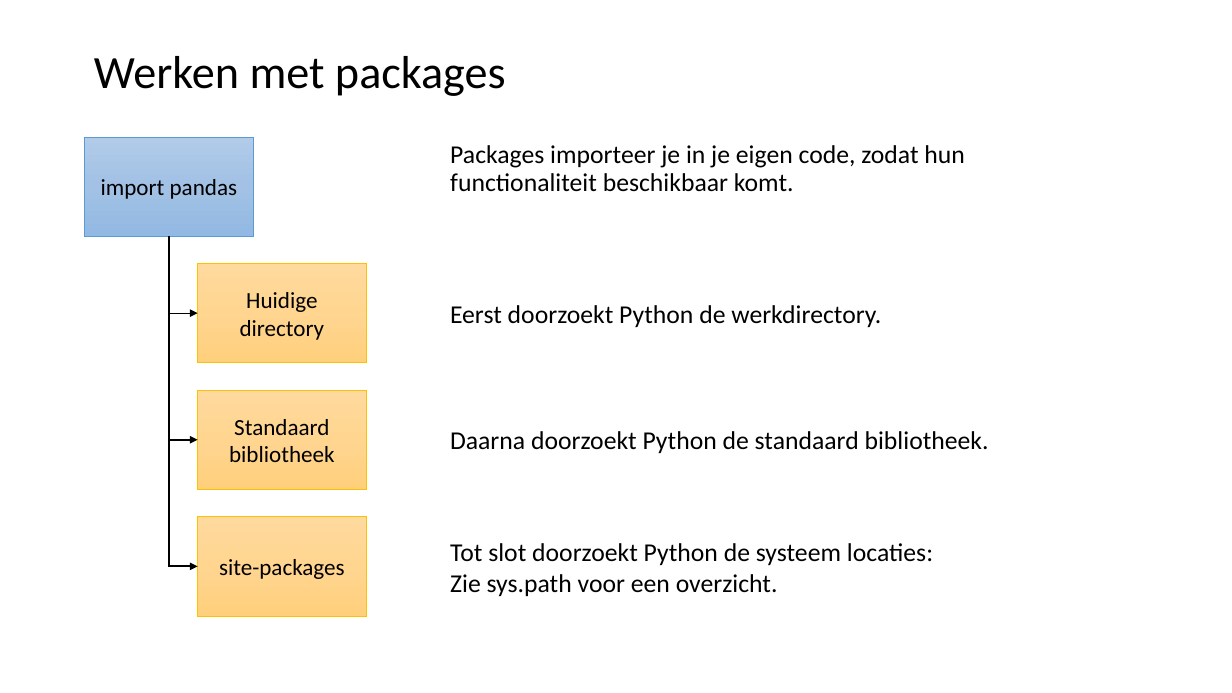
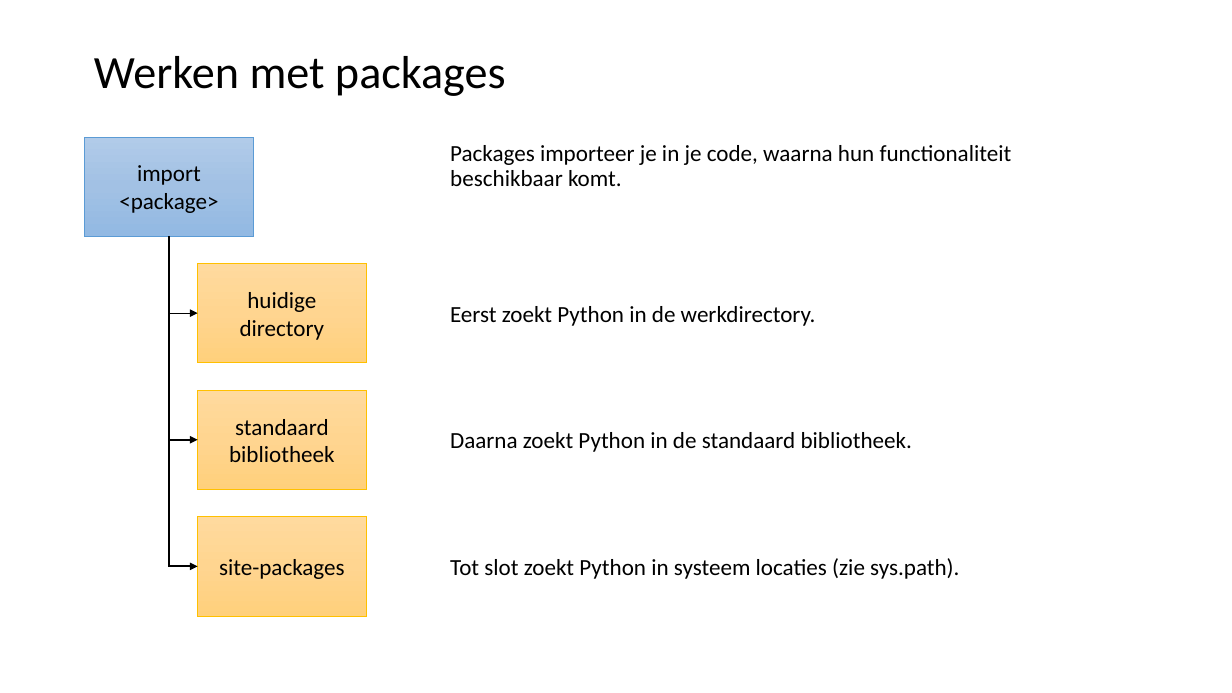
Before and after one commit to LFKoning/knowledge-sharing, a slide deck: slide 9 of python_course_4p/1_venv_package/1_venv_package.pptx (slide 11 before the commit). Drawn at 1232x693 pixels with LibreOffice and Linux fonts; fonts in the diff are those of the drawing. Boxes give left, top, right and bottom in pixels: in the first picture for what was removed or moved away, otherwise in the second. Text is boxed around its words. In the diff, an @@ line names an element or a change of style, - is before the commit and + after.

Commit message:
Update Python 4P part 1 and 4

```diff
--- a/python_course_4p/1_venv_package/1_venv_package.pptx
+++ b/python_course_4p/1_venv_package/1_venv_package.pptx
@@ text at <box>450,145,1012,186</box>: text changed; size 20 to 18 pt @@
-Packages importeer je in je eigen code, zodat hun functionaliteit beschikbaar komt.
+Packages importeer je in je code, waarna hun functionaliteit beschikbaar komt.
@@ text in rectangle at <box>119,165,218,213</box>: text changed @@
-import pandas
+import <package>
@@ text in rectangle at <box>240,292,325,340</box>: text changed @@
-Huidige directory
+huidige directory
@@ text at <box>450,306,816,326</box>: text changed; size 20 to 18 pt @@
-Eerst doorzoekt Python de werkdirectory.
+Eerst zoekt Python in de werkdirectory.
@@ text in rectangle at <box>229,419,335,462</box>: text changed @@
-Standaard bibliotheek
+standaard bibliotheek
@@ text at <box>450,432,912,452</box>: text changed; size 20 to 18 pt @@
-Daarna doorzoekt Python de standaard bibliotheek.
+Daarna zoekt Python in de standaard bibliotheek.
@@ text at <box>450,558,959,579</box>: text changed; size 20 to 18 pt @@
-Tot slot doorzoekt Python de systeem locaties:
-Zie sys.path voor een overzicht.
+Tot slot zoekt Python in systeem locaties (zie sys.path).
```
Also in this commit, not shown: 38 other slides changed, 7 slides added, 3 slides removed, 5 other files.
